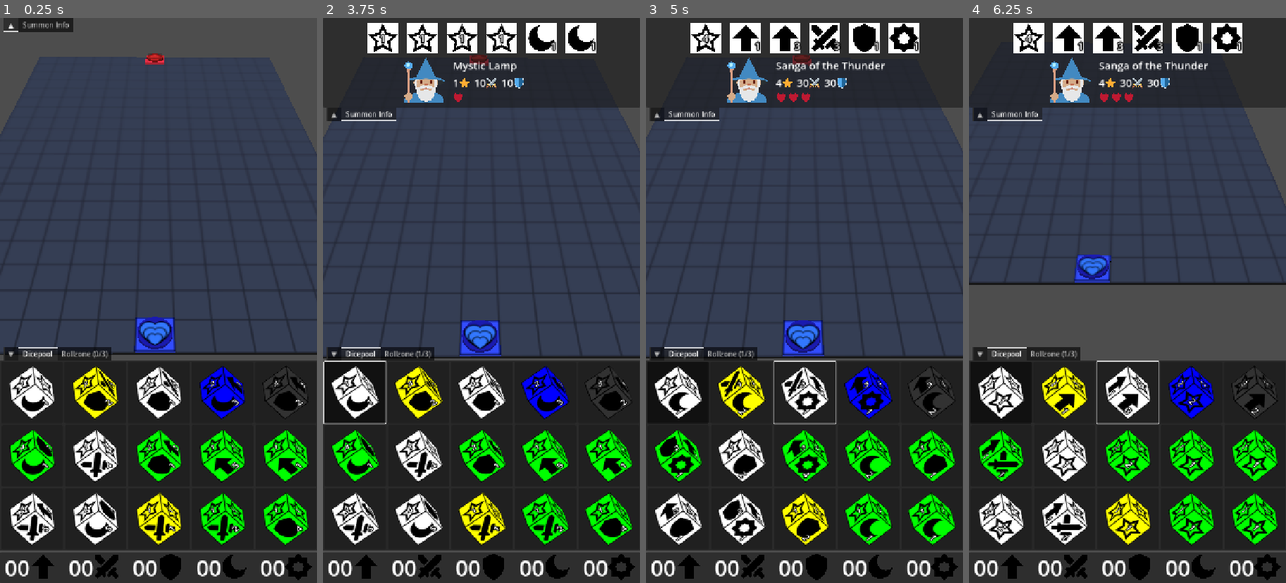
Above: before the commit, frames 1-4 (left to right).
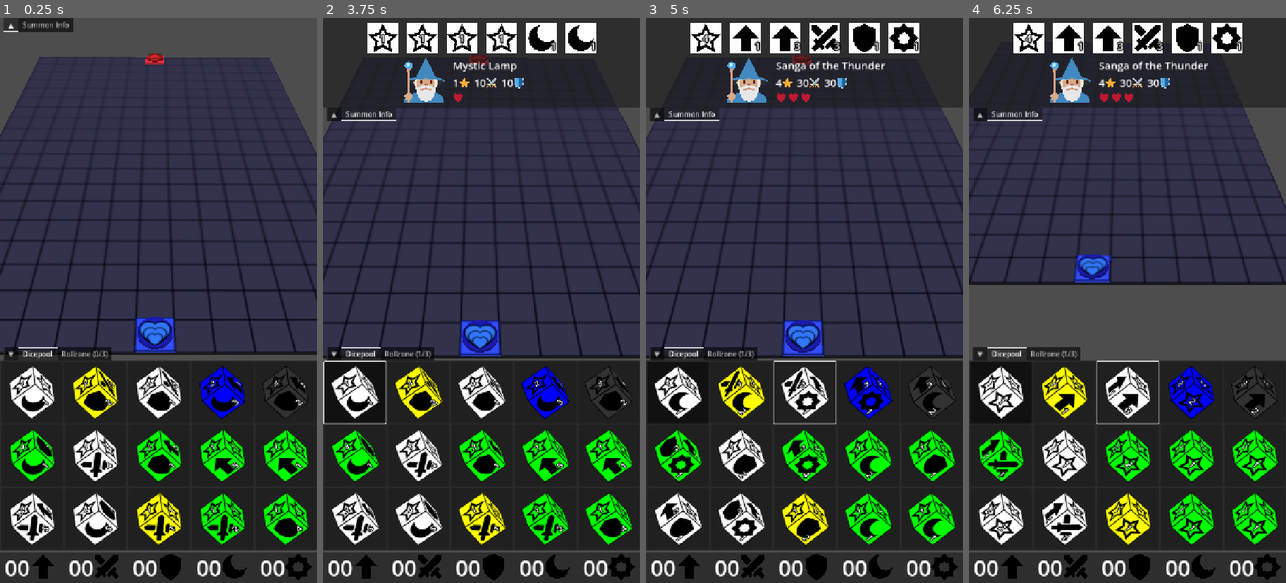
Above: after the commit, the same moments.

Repository: francocurotto/DDMre
Game: Godot game, scene res://scenes/test.tscn
The game is run twice, just before and just after one commit, with the same random seed, the same clock (stepped at 60 frames per second) and the same inputs. The engine's default icon, where the game draws it, is replaced by a stand-in: a white triangle on a blue panel in a dark square.
Inputs (mouse positions are in pixels of both pictures, inside the frame that each line leads up to):
- Up to frame 1 (0.25 s): no input
- Up to frame 2 (3.75 s): click (354, 390) at 0.52 s; click (354, 390) at 1.27 s; click (354, 390) at 2.02 s; move the mouse to (551, 272) at 2.77 s; click (551, 272) at 2.92 s; drag from (418, 328) to (465, 413) at 3.52 s
- Up to frame 3 (5 s): move the mouse to (836, 176) at 4.27 s; click (836, 176) at 4.42 s
- Up to frame 4 (6.25 s): drag from (1111, 413) to (1032, 215) at 5.02 s; move the mouse to (1222, 385) at 5.77 s; click (1222, 385) at 5.92 s

The runs differ from the first frame. In frame 1, 1.2% of the frame differs, in the area x 0-100%, y 26-60%; in frame 2, 1.1%; in frame 3, 1.1%; in frame 4, 0.3%.

Commit message:
progress in dimension

Diff:
--- a/source/project.godot
+++ b/source/project.godot
@@ -36,6 +36,10 @@
 
 pointing/emulate_touch_from_mouse=true
 
+[layer_names]
+
+3d_physics/layer_2="Base Tiles"
+
 [rendering]
 
 renderer/rendering_method="mobile"
--- /dev/null
+++ b/source/scenes/dungeon/dimnet.gd
@@ -0,0 +1,20 @@
+extends RefCounted
+
+#region constants
+const NET_X = [
+	Vector2i(0,1),
+	Vector2i(-1,0),
+	Vector2i(0,0),
+	Vector2i(1,0),
+	Vector2i(0,-1),
+	Vector2i(0,-2)
+]
+#endregion
+
+#region variables
+var offset = Vector2i(0,0)
+var coordinates :
+	get():
+		coordinates = NET_X
+		return coordinates.map(func(x): return x+offset)
+#endregion
--- a/source/scenes/dungeon/dungeon.gd
+++ b/source/scenes/dungeon/dungeon.gd
@@ -2,19 +2,23 @@
 
 #region constants
 const DIMDICE_POS = Vector3(0, 1, -3)
+const DimNet = preload("res://scenes/dungeon/dimnet.gd")
 #endregion
 
 #region private variables
 var dimdice = null
 var tiles = []
+var dimnet = DimNet.new()
+var dimtile
 #endregion
 
 #region builtin functions
 func _ready() -> void:
 	Events.dimdice_selected.connect(on_dimdice_selected)
 	for row in $Rows.get_children():
+		tiles.append([])
 		for tile in row.get_children():
-			tiles.append(tile)
+			tiles[-1].append(tile)
 #endregion
 
 #region public functions
@@ -24,12 +28,12 @@
 	var ray_origin = camera.project_ray_origin(touch_pos)
 	var ray_target = ray_origin + camera.project_ray_normal(touch_pos) * 1000
 	var space_state = get_world_3d().direct_space_state
-	var query = PhysicsRayQueryParameters3D.create(ray_origin, ray_target)
+	var query = PhysicsRayQueryParameters3D.create(ray_origin, ray_target, 2)
 	var result = space_state.intersect_ray(query)
 	if result and dimdice:
-		var selected_object = result["collider"]
-		if $Rows.is_ancestor_of(selected_object):
-			dimdice.position = selected_object.global_position + Vector3(0,1,0)
+		dimtile = result["collider"]
+		dimdice.position = dimtile.global_position + Vector3(0,1,0)
+		set_dimnet()
 #endregion
 
 #region signals callbacks
@@ -44,3 +48,27 @@
 	add_child(dimdice)
 	dimdice.position = dimdice_pos
 #endregion
+
+#region private functions
+func set_dimnet():
+	var nettiles = get_nettiles()
+	for row in tiles:
+		for tile in row:
+			tile.highlight = tile in nettiles
+
+func get_nettiles():
+	var nettiles = []
+	var dimcoor = get_tilecoor(dimtile)
+	dimnet.offset = dimcoor
+	for coor in dimnet.coordinates:
+		var tile = get_tile(coor)
+		if tile:
+			nettiles.append(tile)
+	return nettiles
+
+func get_tilecoor(tile):
+	return Vector2i(tile.get_index(), tile.get_parent().get_index())
+
+func get_tile(coor):
+	return $Rows.get_child(coor.y).get_child(coor.x)
+#endregion
--- a/source/scenes/dungeon/tiles/base_tile/base_tile.gd
+++ b/source/scenes/dungeon/tiles/base_tile/base_tile.gd
@@ -2,6 +2,7 @@
 extends StaticBody3D
 
 #region constants
+const COLOR = Color(0.2,0.2,0.3)
 const PathTile = preload("res://scenes/dungeon/tiles/path_tile/path_tile.tscn")
 const BlockTile = preload("res://scenes/dungeon/tiles/block_tile/block_tile.tscn")
 #endregion
@@ -39,4 +40,21 @@
 		if type == "PATH":
 			var path_tile = $OverTile.get_child(0)
 			path_tile.vortex = vortex
+
+@export var highlight : bool = false :
+	set(_highlight):
+		highlight = _highlight
+		if highlight:
+			highlight_tween = create_tween()
+			highlight_tween.set_loops()
+			highlight_tween.tween_property($Sprite3D, "modulate", Color.YELLOW, 1)
+			highlight_tween.tween_property($Sprite3D, "modulate", COLOR, 1)
+		else:
+			if highlight_tween:
+				highlight_tween.kill()
+			$Sprite3D.modulate = COLOR
 #endregion
+
+#region private variables
+var highlight_tween
+#endregion
--- a/source/scenes/dungeon/tiles/base_tile/base_tile.tscn
+++ b/source/scenes/dungeon/tiles/base_tile/base_tile.tscn
@@ -1,7 +1,7 @@
 [gd_scene load_steps=6 format=3 uid="uid://bc0c7qve05l23"]
 
 [ext_resource type="Script" uid="uid://dktqxgp4pn310" path="res://scenes/dungeon/tiles/base_tile/base_tile.gd" id="1_fpg30"]
-[ext_resource type="Texture2D" uid="uid://c56sob6q6x8gy" path="res://assets/TILE_BASE.svg" id="1_qq1gj"]
+[ext_resource type="Texture2D" uid="uid://dcgdgs20ssn60" path="res://assets/TILE_PATH.svg" id="2_iljxd"]
 
 [sub_resource type="BoxShape3D" id="BoxShape3D_ww38m"]
 size = Vector3(1, 0.1, 1)
@@ -13,6 +13,7 @@
 albedo_color = Color(0.0728426, 0.0728426, 0.0728426, 1)
 
 [node name="BaseTile" type="StaticBody3D"]
+collision_layer = 3
 script = ExtResource("1_fpg30")
 
 [node name="CollisionShape3D" type="CollisionShape3D" parent="."]
@@ -24,8 +25,9 @@
 
 [node name="Sprite3D" type="Sprite3D" parent="."]
 transform = Transform3D(1, 0, 0, 0, -4.37114e-08, 1, 0, -1, -4.37114e-08, 0, 0.051, 0)
+modulate = Color(0.2, 0.2, 0.3, 1)
 pixel_size = 0.0084
-texture = ExtResource("1_qq1gj")
+texture = ExtResource("2_iljxd")
 
 [node name="OverTile" type="Node3D" parent="."]
 transform = Transform3D(1, 0, 0, 0, 1, 0, 0, 0, 1, 0, 0.1, 0)
Not shown, added: source/scenes/dungeon/dimnet.gd.uid
Not shown, changed: TODO.md
